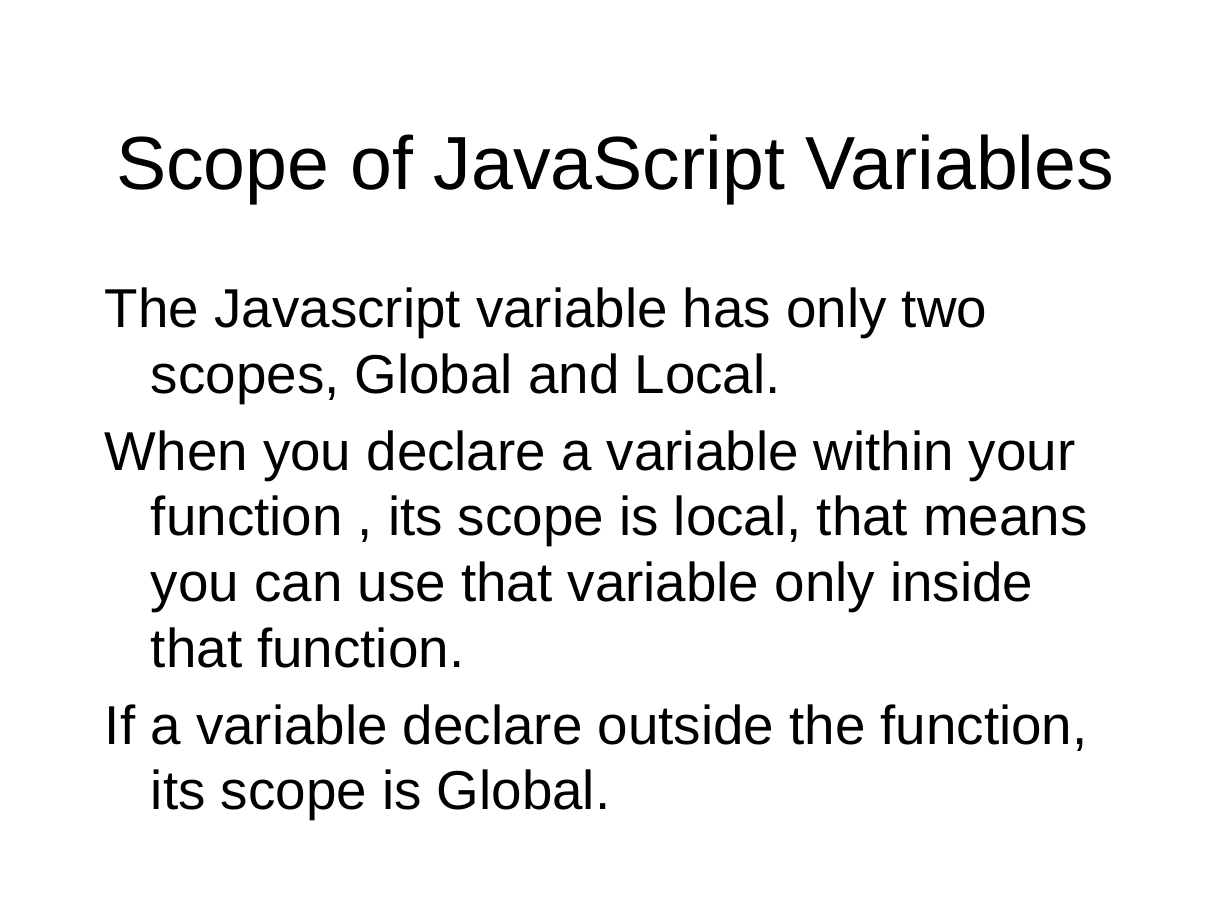
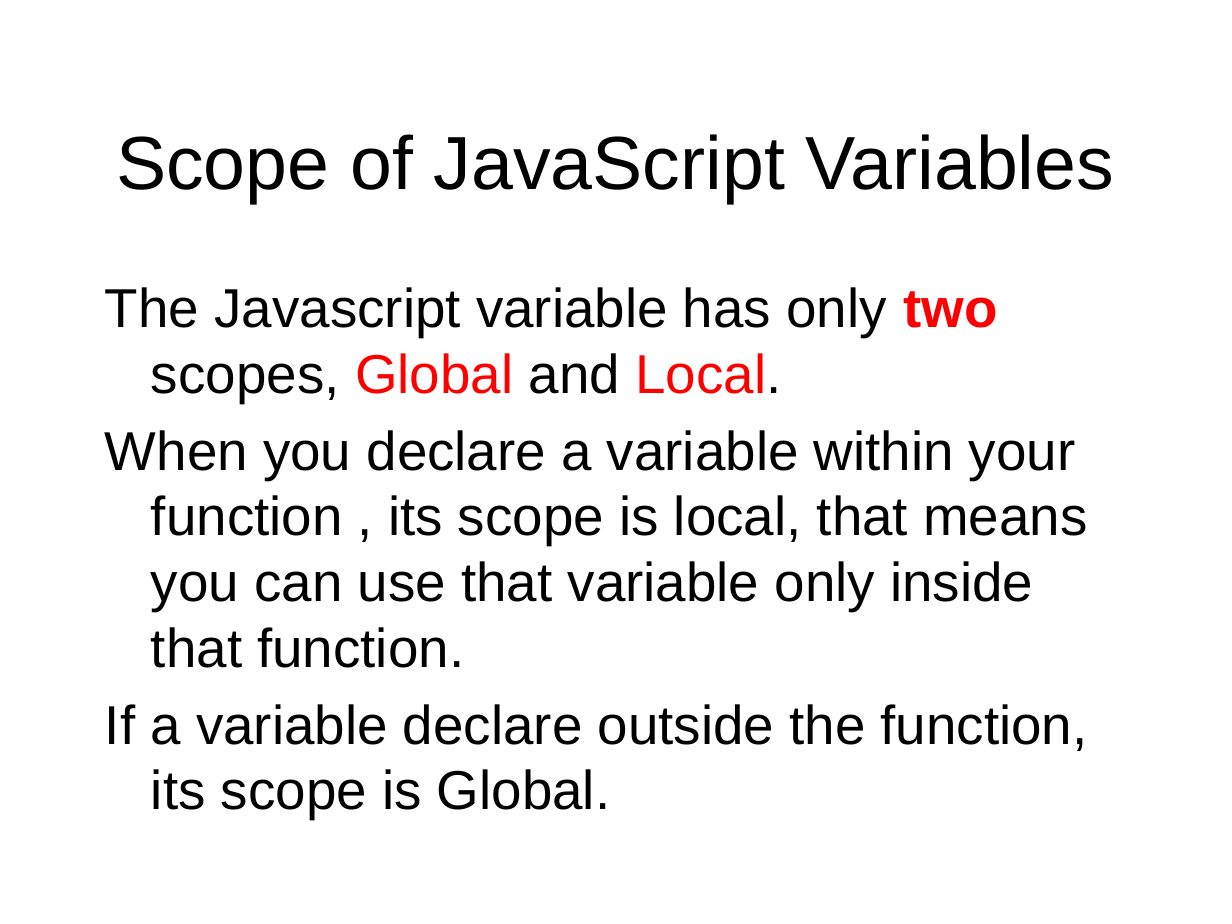
Before and after one commit to octaviordz/zjnu2017.github.io, a slide deck: slide 18 of WAD/lectures/100--Javascript.Syntax.pptx (slide 17 before the commit). Drawn at 1232x924 pixels with LibreOffice and Linux fonts; fonts in the diff are those of the drawing. Boxes give left, top, right and bottom in pixels: in the first picture for what was removed or moved away, otherwise in the second. Text is boxed around its words. In the diff, an @@ line names an element or a change of style, - is before the commit and + after.

Commit message:
Javascript.

```diff
--- a/WAD/lectures/100--Javascript.Syntax.pptx
+++ b/WAD/lectures/100--Javascript.Syntax.pptx
@@ text at (105, 287, 997, 403): text colour #000000 to #FF0000 in "two Global Local."; bold on in "two" @@
```
Also in this commit, not shown: 10 other slides changed, 6 slides added, 2 slides removed.
